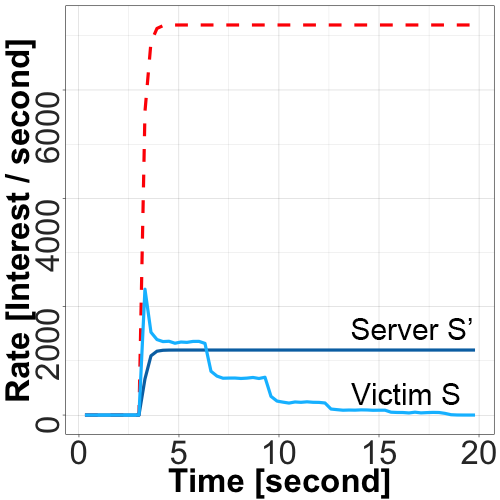
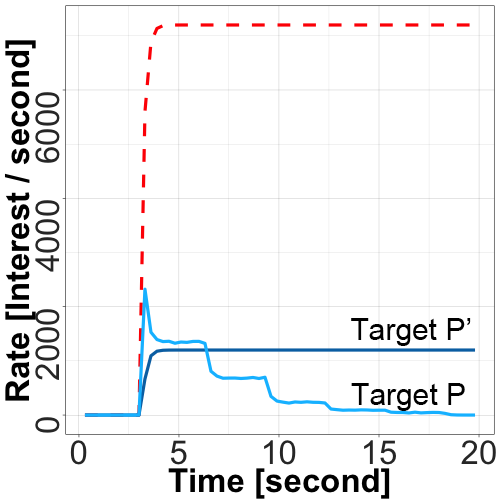
Two versions of the same layered image (500×500). Layer-by-layer changes:
renamed "Victim S" to "Target P", painted on it over 351, 383, 465, 411
renamed "Server S’" to "Target P’", painted on it over 351, 318, 472, 346
